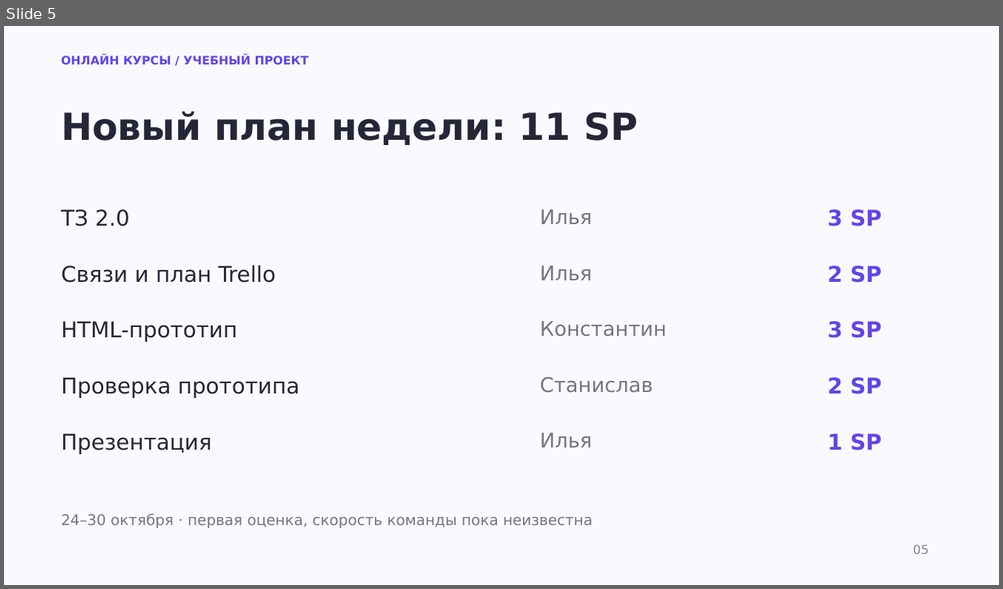
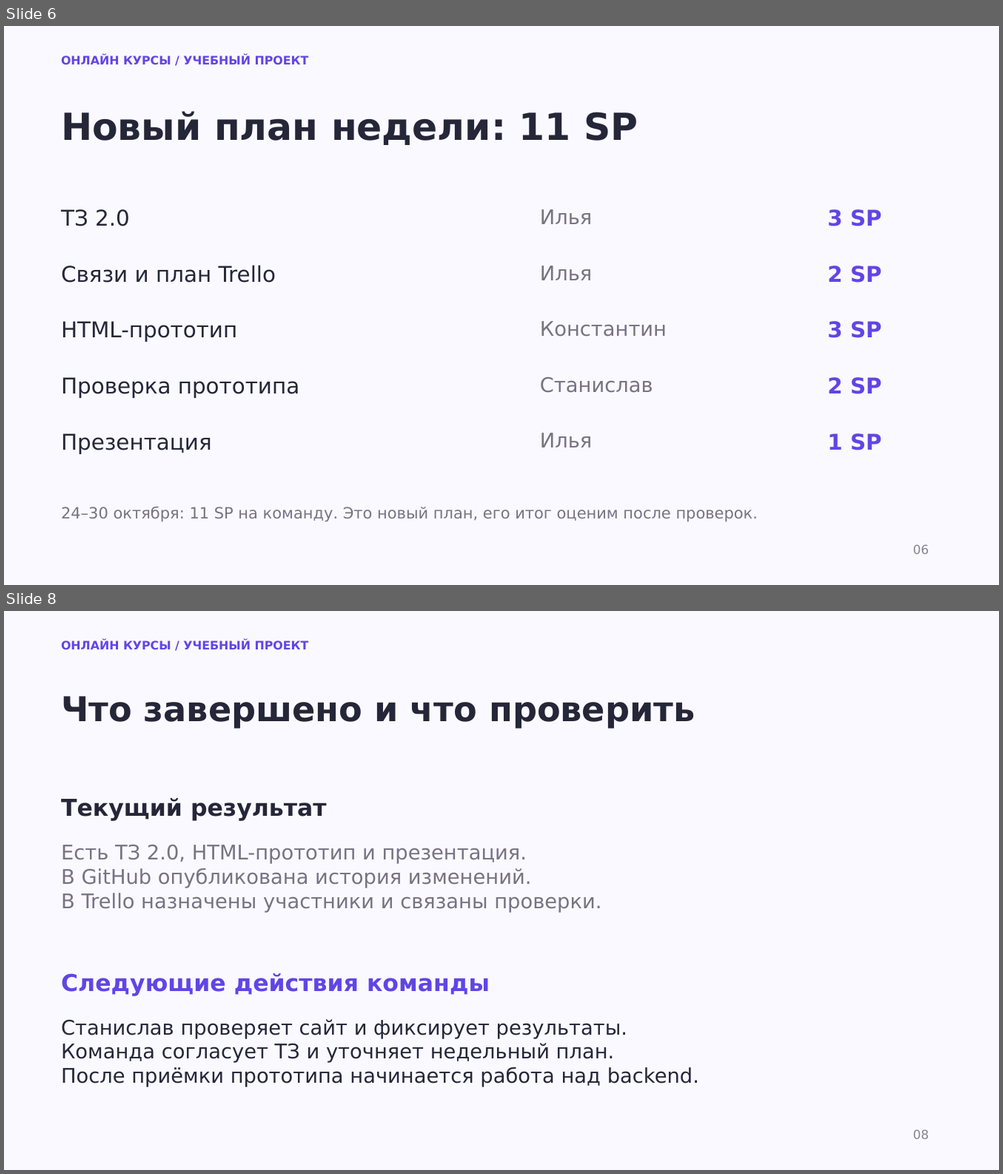
Before and after one commit to lool132k/Online-Courses, a slide deck: docs/presentation.pptx. Shown one above the other, each under a label of ours: slide 5 before the commit, slides 6 and 8 after it; the slides between them are not shown. The pictures are 1003x589 and 1003x1174 pixels, drawn with LibreOffice and Linux fonts; fonts in the diff are those of the drawing. Boxes give left, top, right and bottom in pixels: in the first picture for what was removed or moved away, otherwise in the second. Text is boxed around its words. In the diff, an @@ line names an element or a change of style, - is before the commit and + after.

```diff
--- a/docs/presentation.pptx
+++ b/docs/presentation.pptx
@@ slide 8 added at [4, 611, 999, 1170], background #FAF9FF @@
@@ text added at [61, 639, 309, 649], 11.2 pt, text #6145E6, bold @@
+ОНЛАЙН КУРСЫ / УЧЕБНЫЙ ПРОЕКТ
@@ text added at [61, 696, 694, 729], 33 pt, text #252638, bold @@
+Что завершено и что проверить
@@ text added at [61, 798, 327, 821], 22.5 pt, text #252638, bold @@
+Текущий результат
@@ text added at [61, 845, 601, 913], 19.5 pt, text #777383 @@
+Есть ТЗ 2.0, HTML-прототип и презентация.
+В GitHub опубликована история изменений.
+В Trello назначены участники и связаны проверки.
@@ text added at [61, 974, 489, 997], 22.5 pt, text #6145E6, bold @@
+Следующие действия команды
@@ text added at [61, 1019, 699, 1088], 19.5 pt, text #252638 @@
+Станислав проверяет сайт и фиксирует результаты.
+Команда согласует ТЗ и уточняет недельный план.
+После приёмки прототипа начинается работа над backend.
@@ text added at [913, 1130, 928, 1139], 12 pt, text #858393 @@
+08
@@ what was slide 5 is now slide 6 @@
@@ slide 6 changed as well @@
@@ text at [61, 507, 758, 523]: text changed; size 14.2 to 15 pt @@
-24–30 октября · первая оценка, скорость команды пока неизвестна
+24–30 октября: 11 SP на команду. Это новый план, его итог оценим после проверок.
@@ text at [913, 545, 928, 554]: text changed @@
-05
+06
```
Also in this commit, not shown: 2 other slides changed, 4 other slides added, 3 slides removed, 1 other file.
